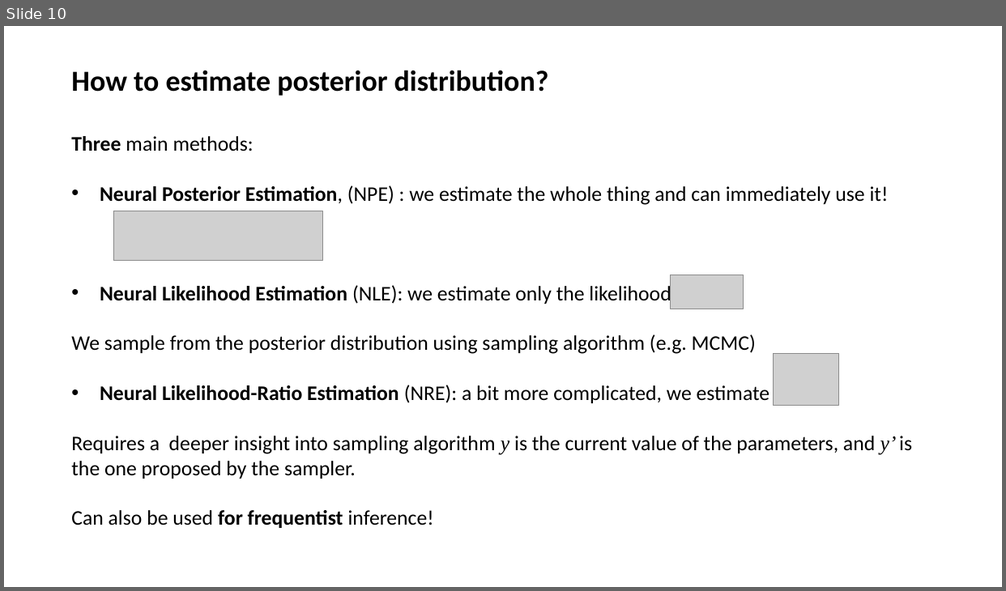
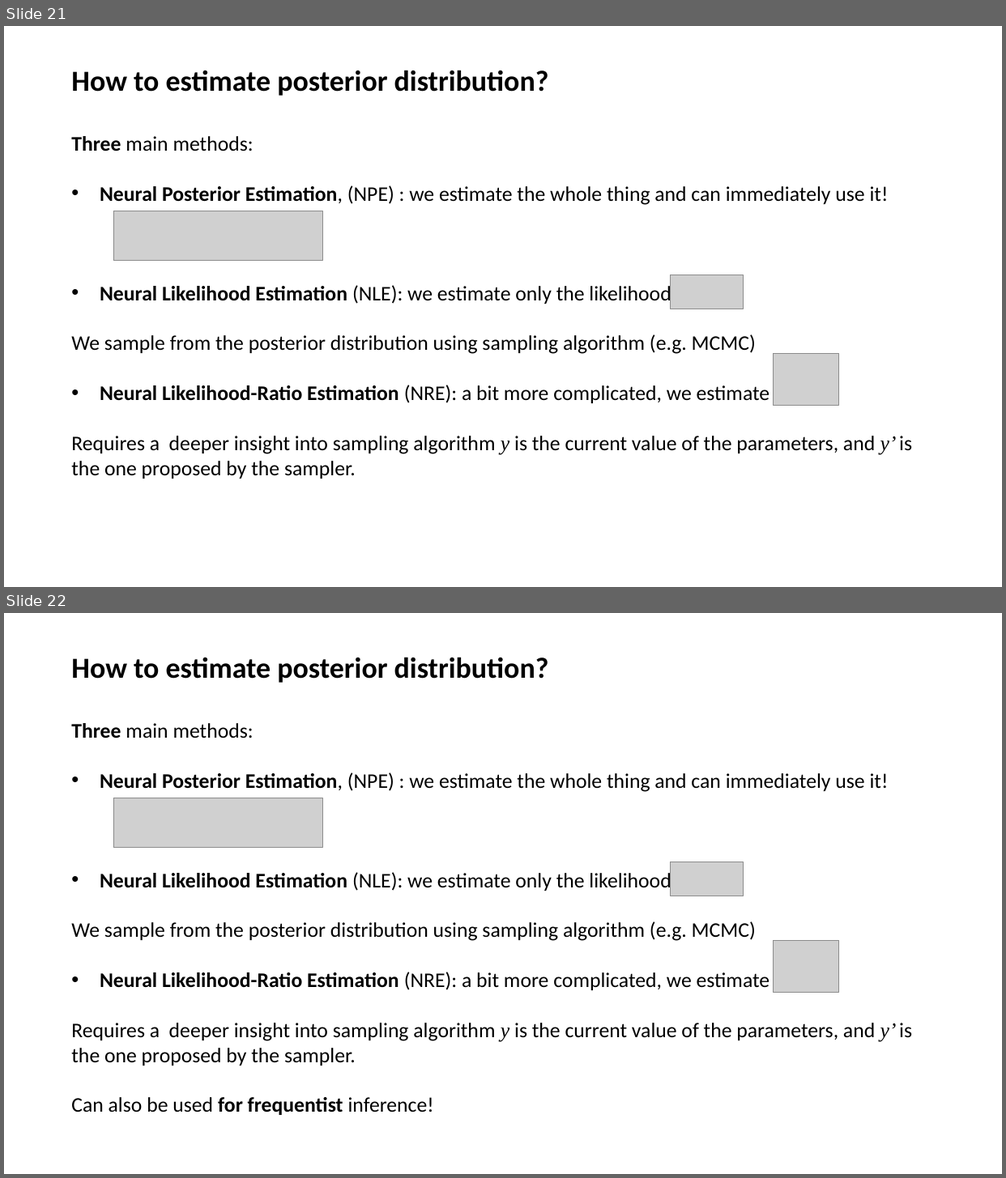
Before and after one commit to albazarova/sbi_intro, a slide deck: SBI_tutorial_v1.2.pptx. Shown one above the other, each under a label of ours: slide 10 before the commit, slides 21 and 22 after it. The pictures are 1006x591 and 1006x1178 pixels, drawn with LibreOffice and Linux fonts; fonts in the diff are those of the drawing; grey boxes stand for pictures. Boxes give left, top, right and bottom in pixels: in the first picture for what was removed or moved away, otherwise in the second. Text is boxed around its words. In the diff, an @@ line names an element or a change of style, - is before the commit and + after.

```diff
--- a/SBI_tutorial_v1.2.pptx
+++ b/SBI_tutorial_v1.2.pptx
@@ slide 21 added at [4,26,1002,587], background #FFFFFF @@
@@ text added at [71,70,549,96], 28 pt, text #000000, bold @@
+How to estimate posterior distribution?
@@ text added at [71,136,912,479], 20 pt, text #000000 @@
+Three main methods:
+• Neural Posterior Estimation, (NPE) : we estimate the whole thing and can immediately use it!
+• Neural Likelihood Estimation (NLE): we estimate only the likelihood and
+We sample from the posterior distribution using sampling algorithm (e.g. MCMC)
+• Neural Likelihood-Ratio Estimation (NRE): a bit more complicated, we estimate
+Requires a deeper insight into sampling algorithm y is the current value of the parameters, and y’ is
+the one proposed by the sampler.
@@ picture added at [113,211,322,260] @@
@@ picture added at [671,275,743,309] @@
@@ picture added at [774,354,839,407] @@
@@ what was slide 10 is now slide 22 @@
```
Also in this commit, not shown: 4 slides changed, 20 other slides added.
